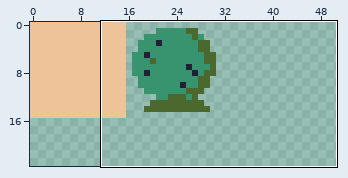
Edited in one commit: pixel-art file (Servival/assets/data/levels/tileset16x16.ase). Above, an overview of the earlier version with the close-up marked.
Close-up. Before the edit:
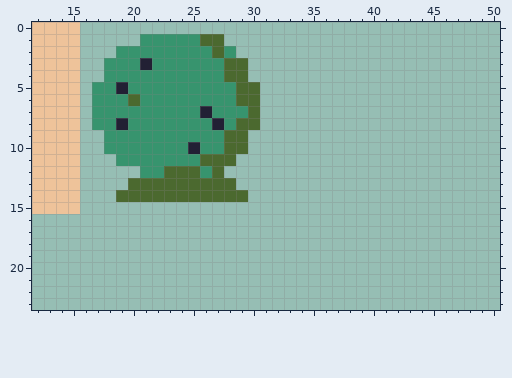
128x128 pixels, 1 frame. Shown: x 12..50, y 0..23. The wide view leaves out empty margins.
New version:
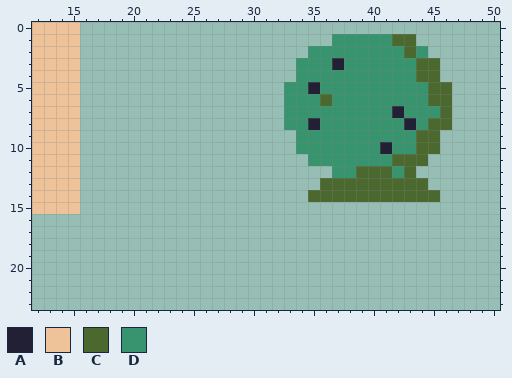
Palette (. is transparent): A #222034  B #eec39a  C #4b692f  D #37946e
Changes in this commit:
@@ x 12..50 @@
  0 BBBB...................................
- 1 BBBB.....DDDDDCC.......................
- 2 BBBB...DDDDDDDDCD......................
- 3 BBBB..DDDADDDDDDCC.....................
- 4 BBBB..DDDDDDDDDDCC.....................
- 5 BBBB.DDADDDDDDDDDCC....................
- 6 BBBB.DDDCDDDDDDDDCC....................
- 7 BBBB.DDDDDDDDDADDDC....................
- 8 BBBB.DDADDDDDDDADCC....................
- 9 BBBB..DDDDDDDDDDCC.....................
-10 BBBB..DDDDDDDADDCC.....................
-11 BBBB...DDDDDDDCCC......................
-12 BBBB.....DDCCCDC.......................
-13 BBBB....CCCCCCCCC......................
-14 BBBB...CCCCCCCCCCC.....................
+ 1 BBBB.....................DDDDDCC.......
+ 2 BBBB...................DDDDDDDDCD......
+ 3 BBBB..................DDDADDDDDDCC.....
+ 4 BBBB..................DDDDDDDDDDCC.....
+ 5 BBBB.................DDADDDDDDDDDCC....
+ 6 BBBB.................DDDCDDDDDDDDCC....
+ 7 BBBB.................DDDDDDDDDADDDC....
+ 8 BBBB.................DDADDDDDDDADCC....
+ 9 BBBB..................DDDDDDDDDDCC.....
+10 BBBB..................DDDDDDDADDCC.....
+11 BBBB...................DDDDDDDCCC......
+12 BBBB.....................DDCCCDC.......
+13 BBBB....................CCCCCCCCC......
+14 BBBB...................CCCCCCCCCCC.....
 15 BBBB...................................
Where, in picture pixels (left, top, right, bottom), the same in both close-ups:
changed: (92, 34, 452, 202)
